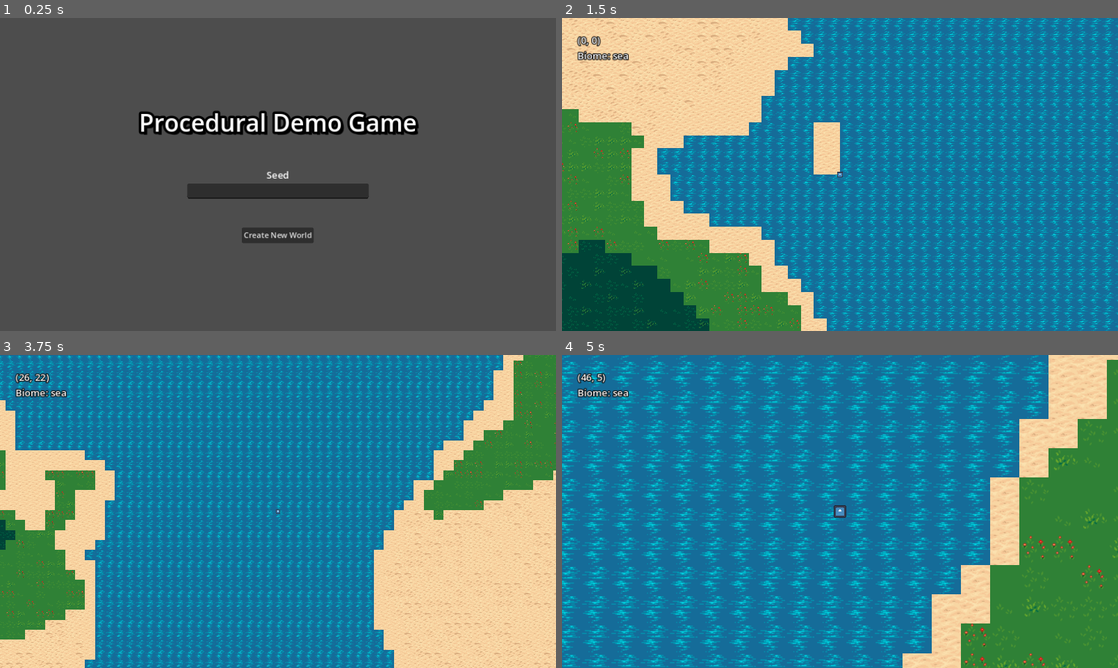
Above: before the commit, frames 1-4 (two rows, left to right).
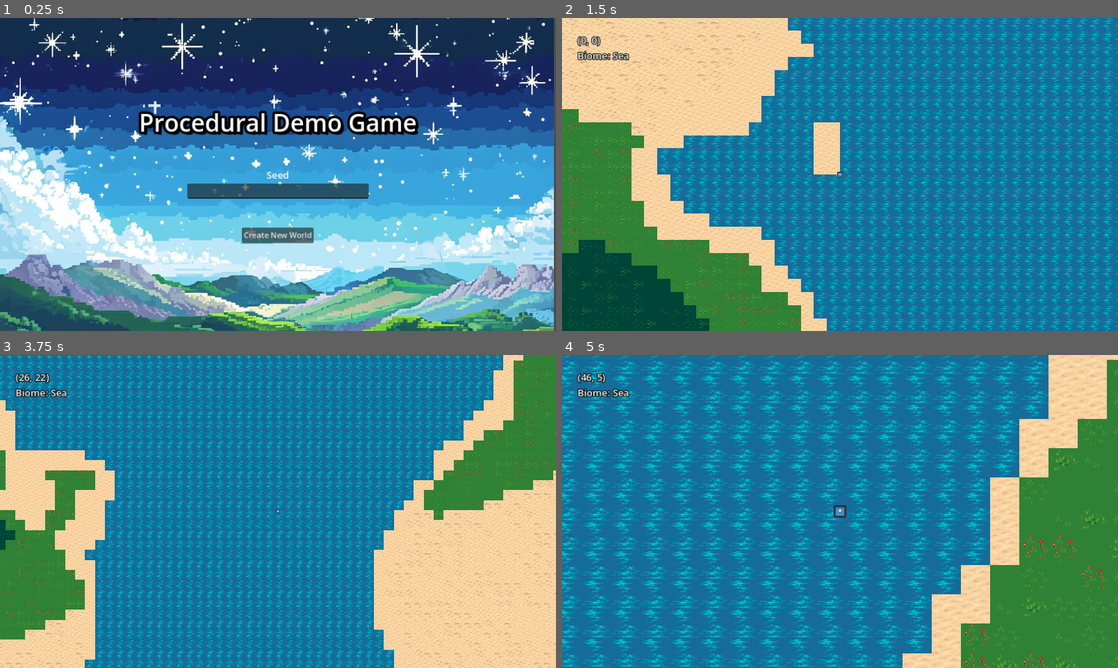
Above: after the commit, the same moments.

Repository: Devendra255/Procgen_game
Game: Godot game, scene res://Scenes/main_ui.tscn
The game is run twice, just before and just after one commit, with the same random seed, the same clock (stepped at 60 frames per second) and the same inputs. The engine's default icon, where the game draws it, is replaced by a stand-in: a white triangle on a blue panel in a dark square.
Inputs (mouse positions are in pixels of both pictures, inside the frame that each line leads up to):
- Up to frame 1 (0.25 s): no input
- Up to frame 2 (1.5 s): click (840, 190) at 0.52 s; type "12" at 0.6 s; click "Create New World" at 1.25 s
- Up to frame 3 (3.75 s): tap Enter at 2 s; hold Right (ui_right) 2.03-2.78 s; hold E (E) 2.03-2.78 s; hold Down (ui_down) 2.78-3.53 s; tap E (E) at 2.85 s; hold Right (ui_right) from 3.53 s (still down); hold Q (Q) from 3.53 s (still down)
- Up to frame 4 (5 s): tap E (E) at 3.8, 4.35 s; release Right (ui_right) at 4.28 s; release Q (Q) at 4.28 s; hold Up (ui_up) from 4.28 s (still down)

The runs differ from the first frame. In frame 1, 97% of the frame differs, in the area x 0-100%, y 0-100%; in frame 2, less than 0.1%; in frame 3, less than 0.1%; in frame 4, less than 0.1%.

Commit message:
minor changes

Diff:
--- a/Scenes/main_ui.tscn
+++ b/Scenes/main_ui.tscn
@@ -1,6 +1,7 @@
-[gd_scene load_steps=2 format=3 uid="uid://dijnr5ot03l8w"]
+[gd_scene load_steps=3 format=3 uid="uid://dijnr5ot03l8w"]
 
 [ext_resource type="Script" path="res://Scripts/main_ui.gd" id="1_yetkd"]
+[ext_resource type="Texture2D" uid="uid://nnrlq3sad2vq" path="res://Assets/Pixel_Art.png" id="2_pwc08"]
 
 [node name="MainUi" type="Control"]
 layout_mode = 3
@@ -10,6 +11,15 @@
 grow_horizontal = 2
 grow_vertical = 2
 script = ExtResource("1_yetkd")
+
+[node name="TextureRect" type="TextureRect" parent="."]
+layout_mode = 2
+offset_left = -7.23
+offset_top = -66.225
+offset_right = 1208.77
+offset_bottom = 765.775
+scale = Vector2(0.95, 0.95)
+texture = ExtResource("2_pwc08")
 
 [node name="MarginContainer" type="MarginContainer" parent="."]
 layout_mode = 1
--- a/Scripts/Generator.gd
+++ b/Scripts/Generator.gd
@@ -11,21 +11,21 @@
 @onready var label_2: Label = $CanvasLayer/Control/MarginContainer/VBoxContainer/Label2
 
 var tiles := {
-	"sea": [0, [Vector2i(27, 5)]],
-	"beach": [0, [Vector2i(19, 9)]],
+	"Sea": [0, [Vector2i(27, 5)]],
+	"Beach": [0, [Vector2i(19, 9)]],
 	"Grasslands": [0, [Vector2i(1, 9), Vector2i(0, 11), Vector2i(1, 11), Vector2i(2, 11), Vector2i(4, 11)]],
-	"forest": [0, [Vector2i(7, 9), Vector2i(6, 11), Vector2i(7, 11), Vector2i(8, 11)]],
-	"desert": [0, [Vector2i(19, 9), Vector2i(18, 11), Vector2i(19, 11), Vector2i(20, 11)]],
-	"snow": [0, [Vector2i(19, 15), Vector2i(18, 17), Vector2i(19, 17), Vector2i(20, 17)]],
-	"river": [0, [Vector2i(28, 5)]],
+	"Forest": [0, [Vector2i(7, 9), Vector2i(6, 11), Vector2i(7, 11), Vector2i(8, 11)]],
+	"Desert": [0, [Vector2i(19, 9), Vector2i(18, 11), Vector2i(19, 11), Vector2i(20, 11)]],
+	"Snow": [0, [Vector2i(19, 15), Vector2i(18, 17), Vector2i(19, 17), Vector2i(20, 17)]],
+	"River": [0, [Vector2i(28, 5)]],
 }
 var biome_info := { # -2 or 2 is like negative or positive infinaty
-	"sea": [[-2, 0.04], [-2, 2], [-2, 2]],
-	"beach": [[0.04, 0.1], [-2, 2], [-2, 2]],
+	"Sea": [[-2, 0.04], [-2, 2], [-2, 2]],
+	"Beach": [[0.04, 0.1], [-2, 2], [-2, 2]],
 	"Grasslands": [[0.1, 2], [-2, 2], [-2, 2]],
-	"forest": [[0.13, 2], [0.66, 2], [-0.2, 0.5]],
-	"desert": [[0.1, 0.5], [-2, 0.3], [-0.1, 0.9]],
-	"snow": [[0.4, 2], [-2, 2], [-2, 0.2]],
+	"Forest": [[0.13, 2], [0.66, 2], [-0.2, 0.5]],
+	"Desert": [[0.1, 0.5], [-2, 0.3], [-0.1, 0.9]],
+	"Snow": [[0.4, 2], [-2, 2], [-2, 0.2]],
 }
 
 func Generating() -> void:
--- a/Scripts/biomeGen.gd
+++ b/Scripts/biomeGen.gd
@@ -93,7 +93,7 @@
 								biome = key
 					self.biomes[pos] = [biome, Vector2i(-1, -1)]
 				if self.water.has(pos):
-					self.biomes[pos] = ["river", Vector2i(-1, -1)]
+					self.biomes[pos] = ["River", Vector2i(-1, -1)]
 				y += value_jump
 		# first_time = false
 
@@ -122,8 +122,6 @@
 	func unload_distant_chunks(player_pos, tilemap: TileMapLayer) -> void:
 		var unload_distance_threshold := (width * 2) + 1
 		for chunk in self.biomes:
-			if self.biomes == null:
-				print("Break")
 			var distance_to_player = get_dist(chunk, player_pos)
 			if distance_to_player > unload_distance_threshold:
 				clear_chunk(chunk, tilemap)
@@ -150,14 +148,14 @@
 						itr_points.append(pos)
 						while itr_points.size() > 0:
 							var itr_point = itr_points.pop_front()
-							self.water[itr_point] = "river"
+							self.water[itr_point] = "River"
 							var water_level = self.get_altitude(itr_point)
 							var neighbors = get_neighbors(itr_point)
 							for neighbor in neighbors:
 								if not self.water.has(neighbor):
 									var altitude = self.get_altitude(neighbor)
 									if altitude < water_level and altitude > 0:
-										self.water[neighbor] = "river"
+										self.water[neighbor] = "River"
 										itr_points.append(neighbor)
 									if itr_points.size() > 4:
 										break
Binary file added: Assets/Pixel_Art.png
Not shown, added: Assets/Pixel_Art.png.import
